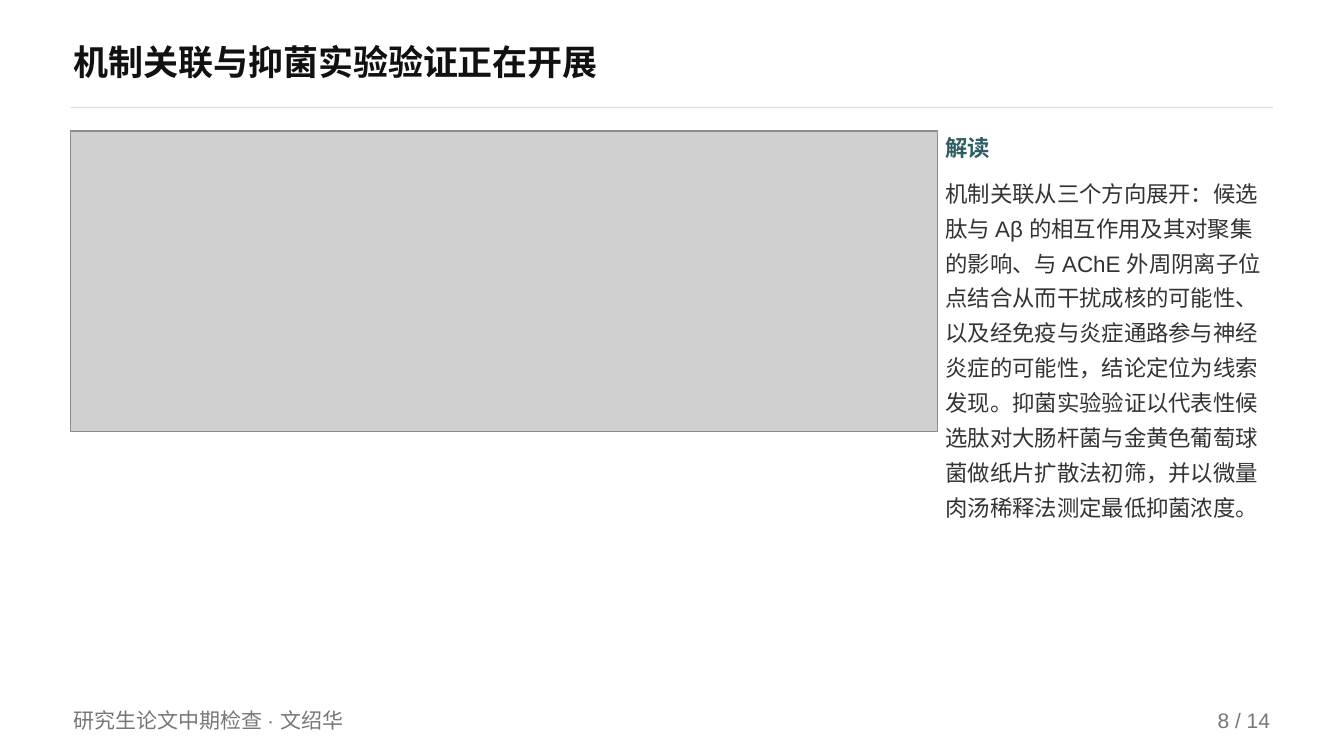
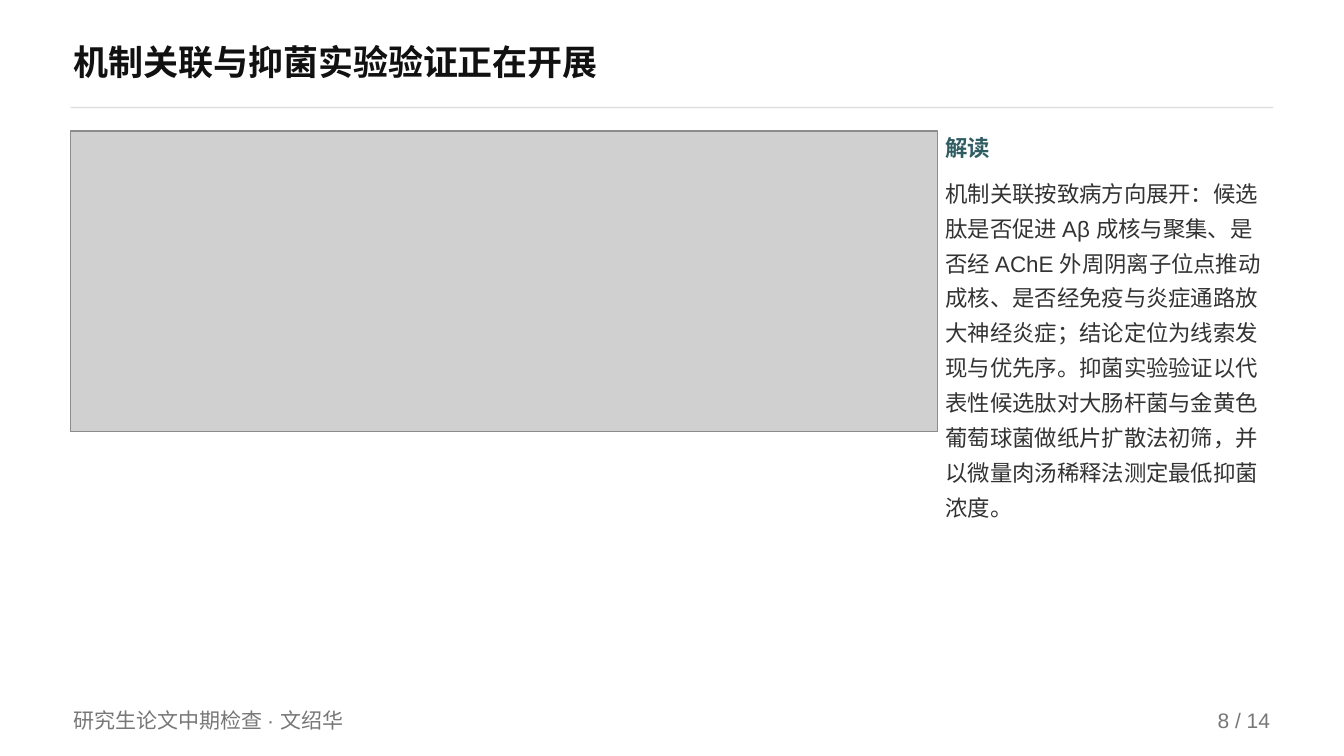
Before and after one commit to mqgg5630-cyber/zhongqi, a slide deck: slide 8 of 中间版/中期答辩_H_nature风.pptx. Drawn at 1344x756 pixels with LibreOffice and Linux fonts; fonts in the diff are those of the drawing; grey boxes stand for pictures. Boxes give left, top, right and bottom in pixels: in the first picture for what was removed or moved away, otherwise in the second. Text is boxed around its words. In the diff, an @@ line names an element or a change of style, - is before the commit and + after.

Commit message:
机制与动力学口径改为致病方向：验证候选抗菌肽是否推动 AD
- mech_refs.py：文献扩到 58 条（新增细菌淀粉样蛋白 FapC/CsgA、LPS 内毒素、
  LL-37 异源寡聚、防御素人群证据，以及 HNP-1/NP-3A 抑制纤维等反向边界），
  第 5 问改为「是否导致 AD（致病方向）」，第 6 问只保留抗菌本职功能
- 机制说明正文/要点卡/三张机制图/机制 docx 同步改为促进成核与聚集的口径
- PPT（H、最终版、A、中间版、中间版2）机制页与备注改为致病方向，M6 表加 3 条先例
- 中期检查表与两份派生 md 同步；4 份 docx 原位重出
- check_ppt / check_layout / check_docx_layout / check_consistency / check_ps1 全通过

```diff
--- a/中间版/中期答辩_H_nature风.pptx
+++ b/中间版/中期答辩_H_nature风.pptx
@@ text at (946,183,1261,518): text changed @@
-机制关联从三个方向展开：候选肽与 Aβ 的相互作用及其对聚集的影响、与 AChE 外周阴离子位点结合从而干扰成核的可能性、以及经免疫与炎症通路参与神经炎症的可能性，结论定位为线索发现。抑菌实验验证以代表性候选肽对大肠杆菌与金黄色葡萄球菌做纸片扩散法初筛，并以微量肉汤稀释法测定最低抑菌浓度。
+机制关联按致病方向展开：候选肽是否促进 Aβ 成核与聚集、是否经 AChE 外周阴离子位点推动成核、是否经免疫与炎症通路放大神经炎症；结论定位为线索发现与优先序。抑菌实验验证以代表性候选肽对大肠杆菌与金黄色葡萄球菌做纸片扩散法初筛，并以微量肉汤稀释法测定最低抑菌浓度。
```
Also in this commit, not shown: 4 other slides changed, 27 other files.
